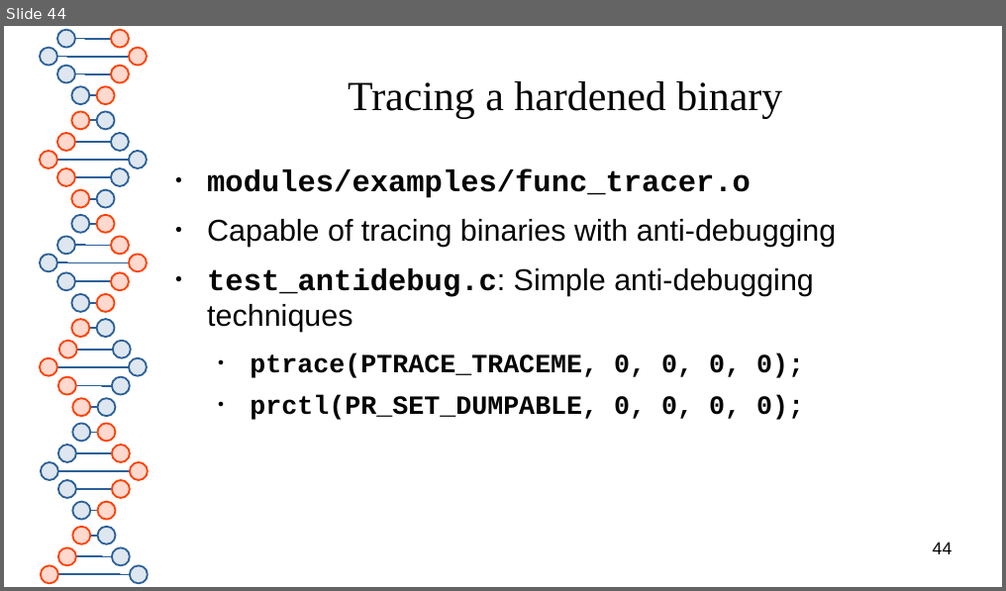
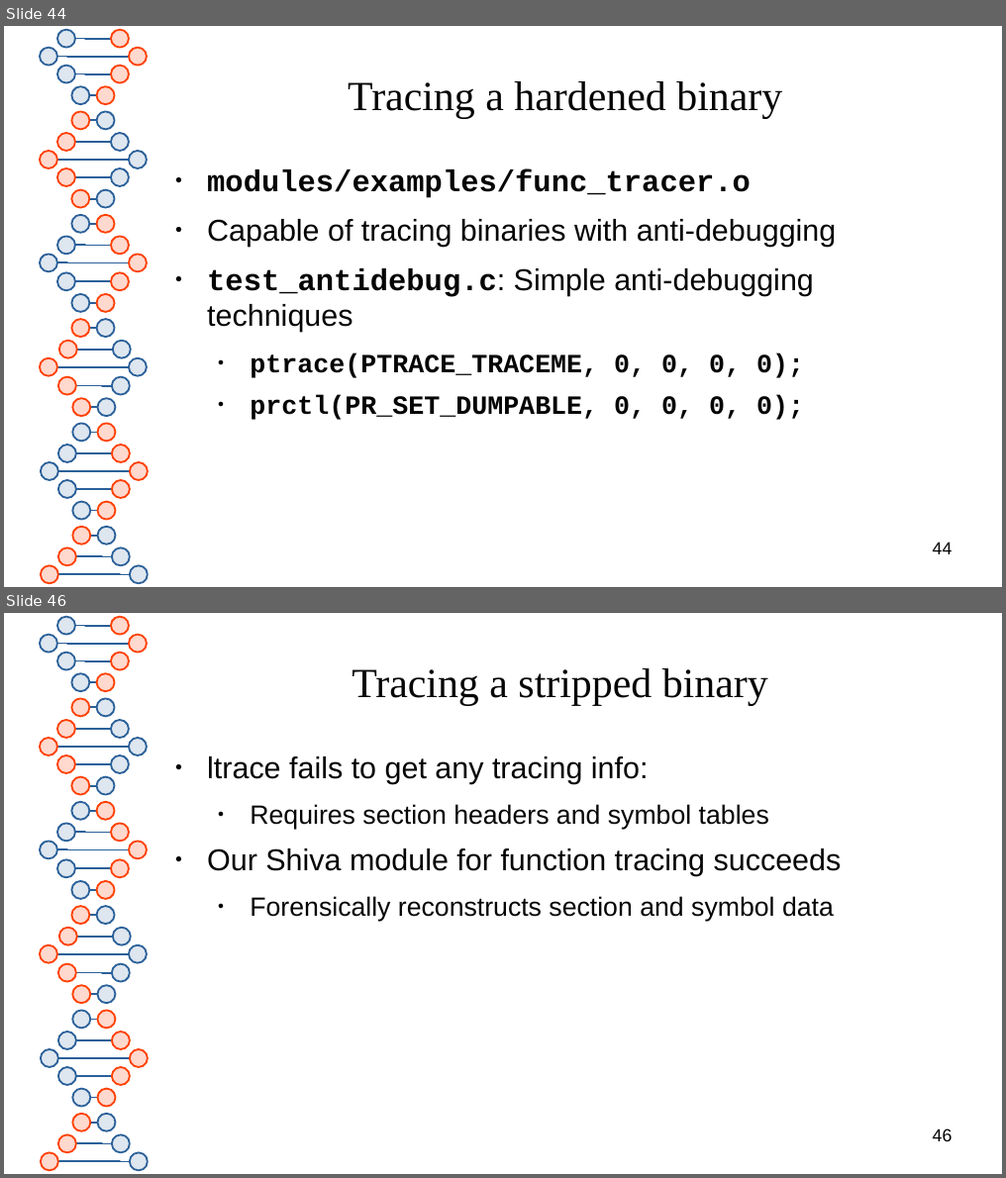
Before and after one commit to advanced-microcode-patching/shiva, a slide deck: presentation/shiva_runtime.odp. Shown one above the other, each under a label of ours: slide 44 before the commit, slides 44 and 46 after it; the slides between them are not shown. The pictures are 1006x591 and 1006x1178 pixels, drawn with LibreOffice and Linux fonts; fonts in the diff are those of the drawing. Boxes give left, top, right and bottom in pixels: in the first picture for what was removed or moved away, otherwise in the second. Text is boxed around its words. In the diff, an @@ line names an element or a change of style, - is before the commit and + after.

```diff
--- a/presentation/shiva_runtime.odp
+++ b/presentation/shiva_runtime.odp
@@ slide 46 added at [4, 613, 1002, 1174], background #FFFFFF; not listed: 81 template elements that a slide beside it also shows @@
@@ title added at [351, 668, 768, 705], 33 pt, text #050505 @@
+Tracing a stripped binary
@@ text added at [207, 757, 842, 921], 21 pt, text #050505 @@
+● ltrace fails to get any tracing info:
+  ● Requires section headers and symbol tables
+● Our Shiva module for function tracing succeeds
+  ● Forensically reconstructs section and symbol data
@@ page number added at [933, 1129, 952, 1142], 14 pt, text #000000 @@
+46
```
Also in this commit, not shown: 1 slide changed, 2 other slides added, 1 other file.
